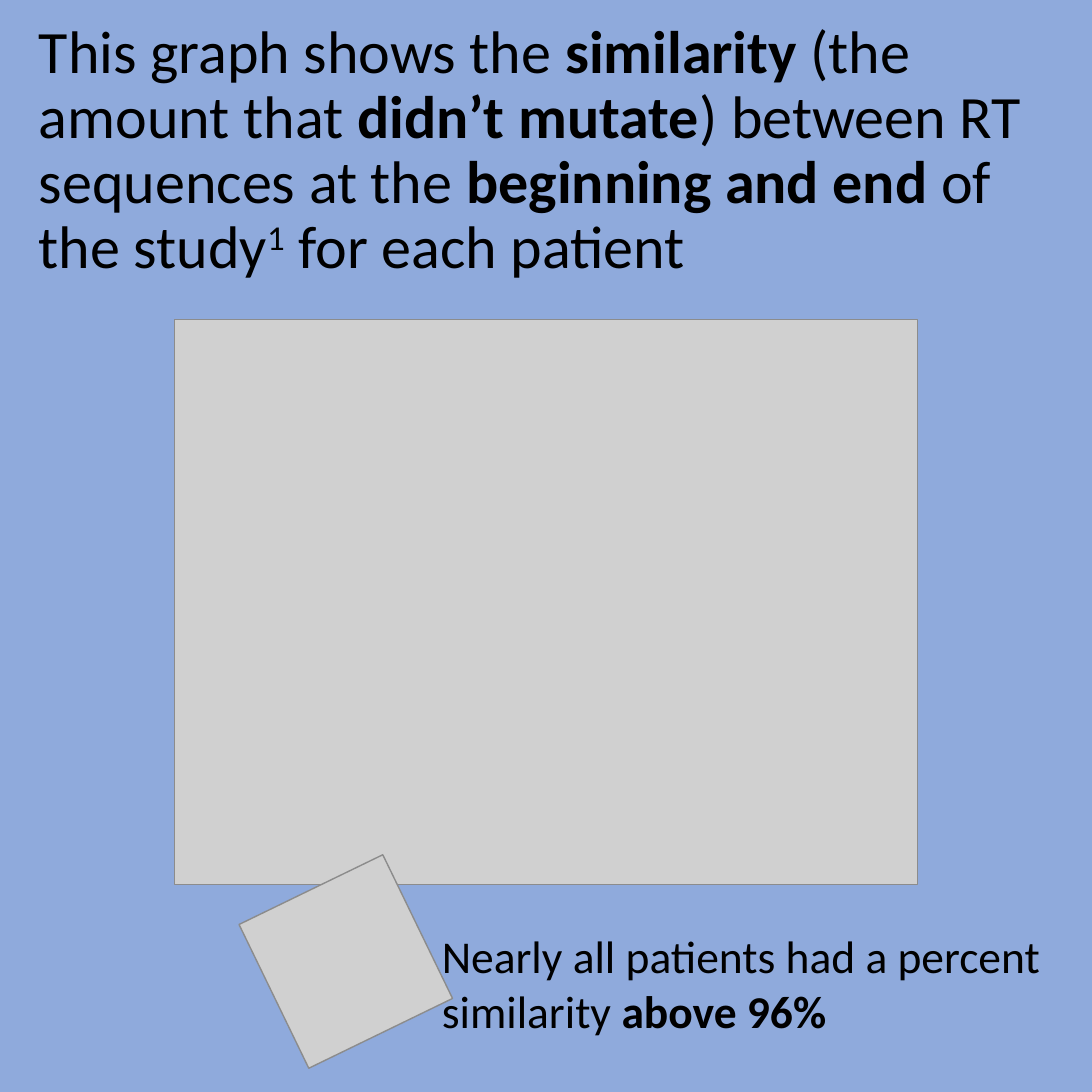
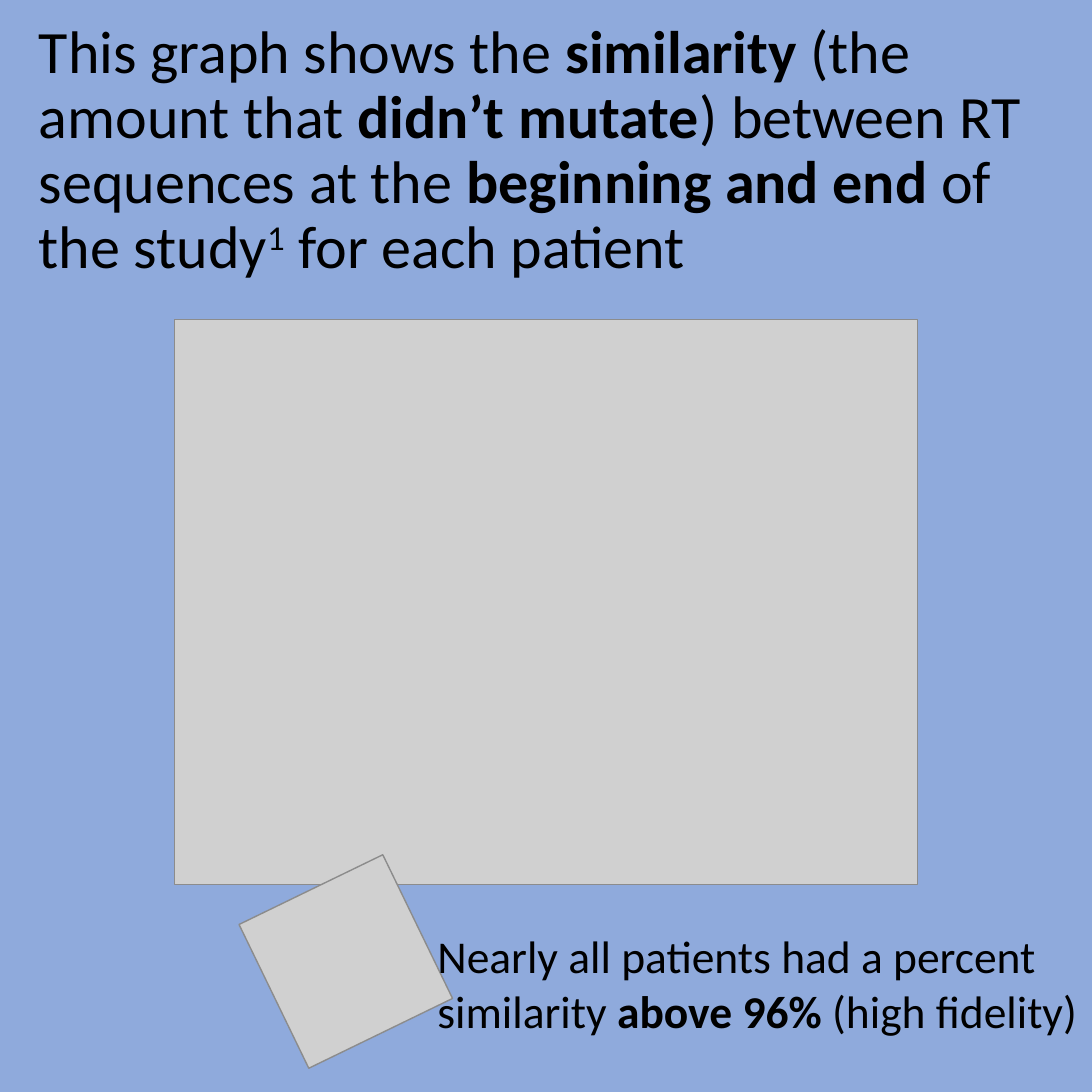
Before and after one commit to Nagdhani/Bioinformatics, a slide deck: slide 3 of digitalPoster.pptx. Drawn at 1092x1092 pixels with LibreOffice and Linux fonts; fonts in the diff are those of the drawing; grey boxes stand for pictures. Boxes give left, top, right and bottom in pixels: in the first picture for what was removed or moved away, otherwise in the second. Text is boxed around its words. In the diff, an @@ line names an element or a change of style, - is before the commit and + after.

```diff
--- a/digitalPoster.pptx
+++ b/digitalPoster.pptx
@@ text at (437,941,1077,1036): text changed @@
-Nearly all patients had a percent similarity above 96%
+Nearly all patients had a percent similarity above 96% (high fidelity)
```
Also in this commit, not shown: 7 other slides changed.
